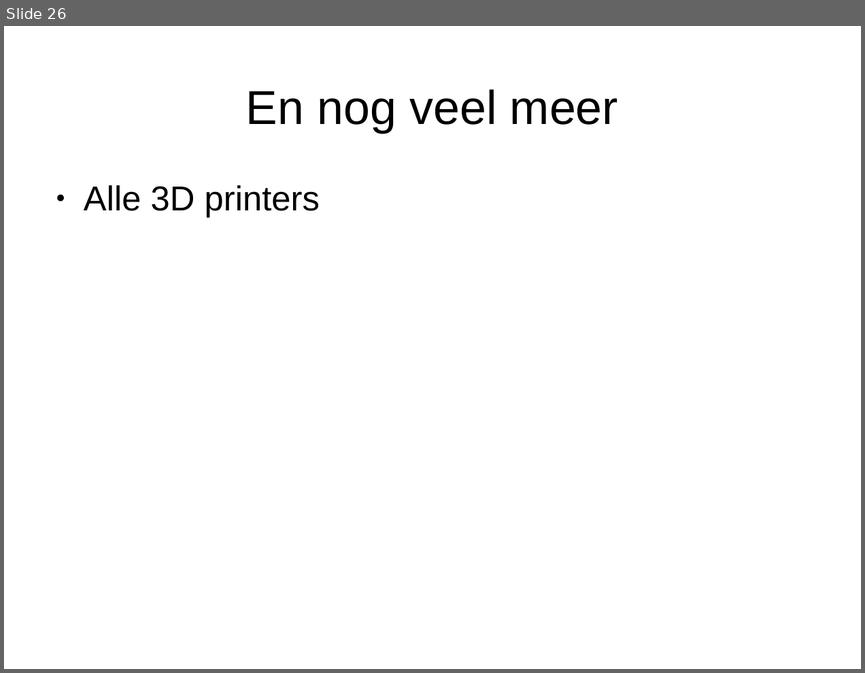
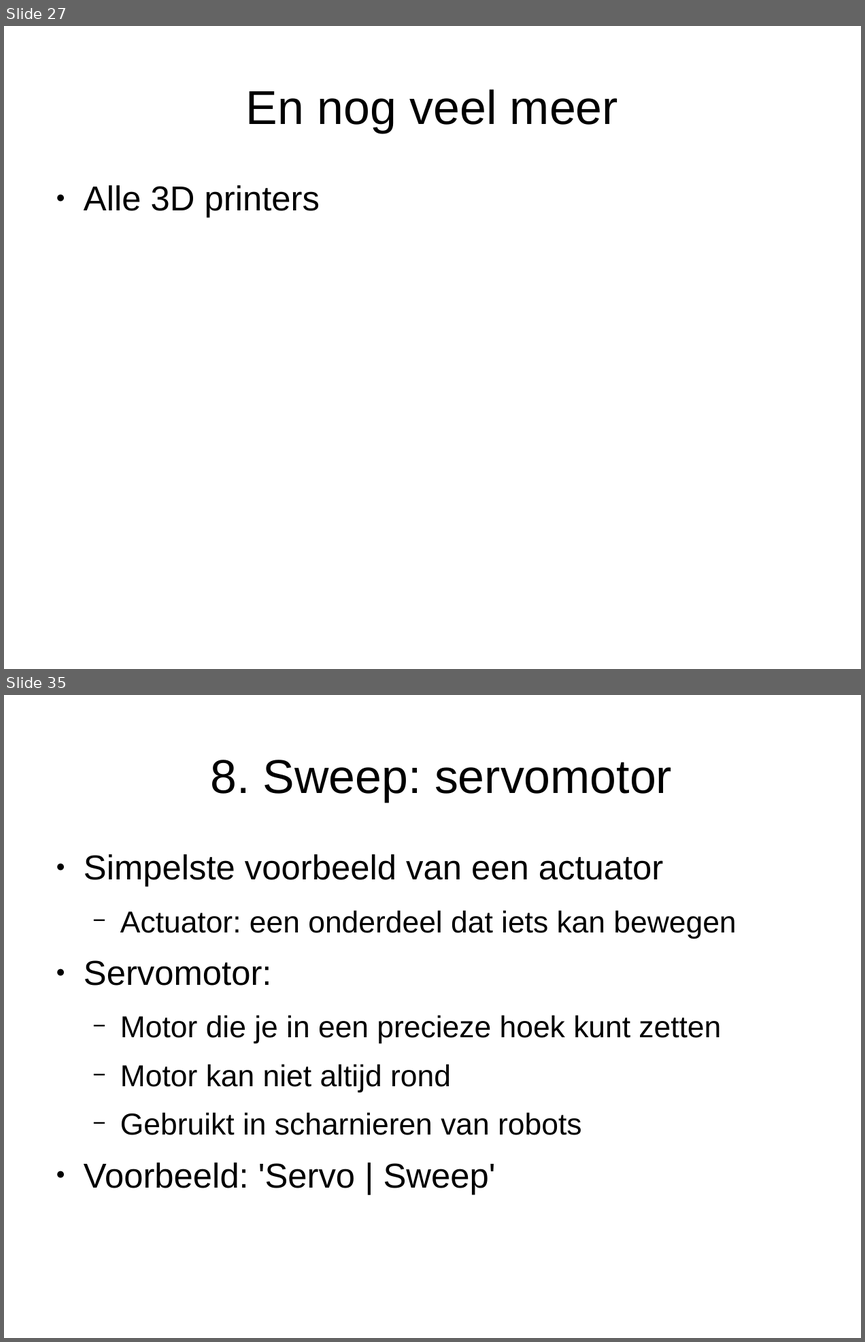
Before and after one commit to djog/arduino_cursus, a slide deck: Presentaties/Dag1.odp. Shown one above the other, each under a label of ours: slide 26 before the commit, slides 27 and 35 after it; the slides between them are not shown. The pictures are 865x673 and 865x1342 pixels, drawn with LibreOffice and Linux fonts; fonts in the diff are those of the drawing. Boxes give left, top, right and bottom in pixels: in the first picture for what was removed or moved away, otherwise in the second. Text is boxed around its words. In the diff, an @@ line names an element or a change of style, - is before the commit and + after.

```diff
--- a/Presentaties/Dag1.odp
+++ b/Presentaties/Dag1.odp
@@ slide 35 added at (x1=4, y1=695, x2=861, y2=1338), background #FFFFFF @@
@@ title added at (x1=210, y1=760, x2=672, y2=802), 44 pt, text #000000 @@
+8. Sweep: servomotor
@@ text added at (x1=84, y1=854, x2=736, y2=1194), 28 pt, text #000000 @@
+● Simpelste voorbeeld van een actuator
+  − Actuator: een onderdeel dat iets kan bewegen
+● Servomotor:
+  − Motor die je in een precieze hoek kunt zetten
+  − Motor kan niet altijd rond
+  − Gebruikt in scharnieren van robots
+● Voorbeeld: 'Servo | Sweep'
@@ what was slide 26 is now slide 27 @@
```
Also in this commit, not shown: 1 slide changed, 15 other slides added, 13 other files.
